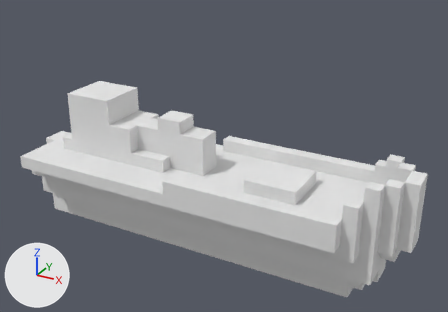
An edit to the OBJ model Assets/_Project/ArtAssets/warship.obj, drawn before and after from the same camera.
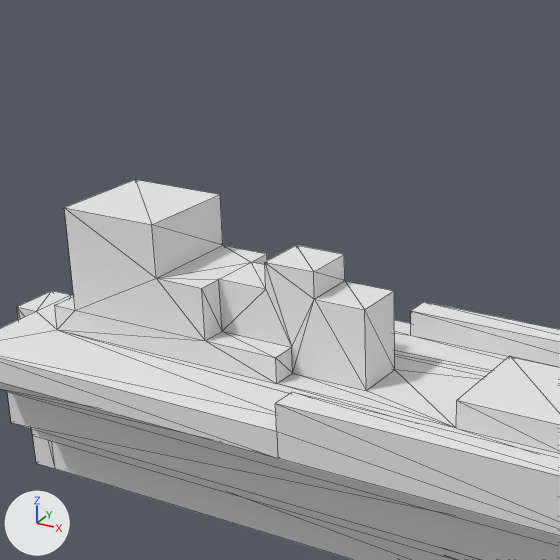
Each version appears first whole from a 50 mm lens placed at (2.21, -3.78, 2.75), pointed at (0.11, 0.03, 0.84), and next in a close-up on the part from 9% to 65% of the width and 0% to 81% of the height. Every picture has the same lights, and +X, +Y and +Z are marked at lower left. The close-ups show mesh edges as thin lines. Where no turn or scale is listed for an object, it has been applied to the vertices. Vertices at the same position are counted once.

Script lines for the objects in view, before the commit:
```python
me_untitled = bpy.data.meshes.new('Untitled')
me_untitled.from_pydata(...)  # 172 vertices, 340 faces; spans x -1.6..1.6, y -0.5..0.5, z 0.0..1.2
me_untitled.materials.append(mat_palette)  # white #e7e7e7
ob_untitled = bpy.data.objects.new('Untitled', me_untitled)
ob_untitled.location = (0.0, 0.0, 0.0)
```
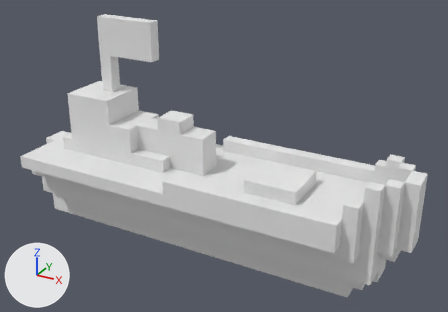
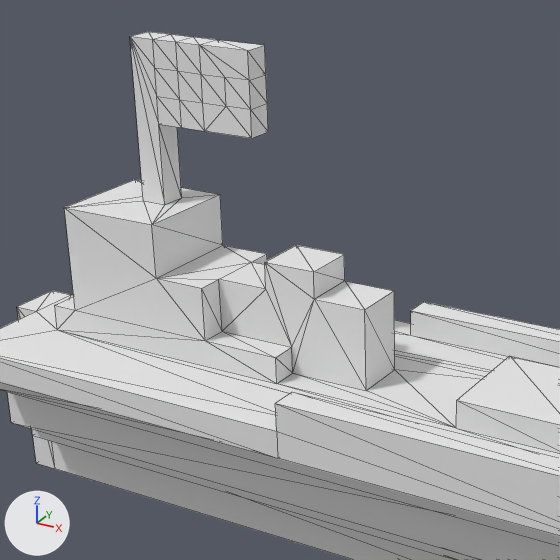
Where the change shows, as pixel boxes [x1, y1, x2, y2] in the close-ups (560 x 560 px):
```json
{"object": "Untitled", "change": "reshaped", "before": [0, 179, 560, 560], "after": [0, 32, 560, 560]}
{"part": 1, "of": "me_untitled", "change": "built on", "before": [65, 179, 220, 225], "after": [65, 32, 268, 225]}
```

The change, as JSON lines over the scene's bpy script:
```json
{"block": "me_untitled", "where": "# used by ob_untitled; location = (0.0, 0.0, 0.0)"}
{"op": "remove", "block": "me_untitled", "code": "me_untitled.from_pydata(...)  # 172 vertices, 340 faces; spans x -1.6..1.6, y -0.5..0.5, z 0.0..1.2"}
{"op": "add", "block": "me_untitled", "code": "me_untitled.from_pydata(...)  # 214 vertices, 424 faces; spans x -1.6..1.6, y -0.5..0.5, z 0.0..1.8"}
{"block": "me_untitled", "change": "me_untitled part 1"}
{"block": "me_untitled", "change": "2 faces are deleted"}
{"block": "me_untitled", "change": "15 vertices are added at x -1.0..-0.5, y 0.0..0.1, z 1.2..1.8"}
{"block": "me_untitled", "change": "13 new vertices lie (0.0, 0.1, 0.0) away from vertices in x -1.0..-0.5, y 0.0, z 1.2..1.8"}
{"block": "me_untitled", "change": "8 new vertices lie (-0.1, 0.0, 0.1) away from vertices in x -0.8..-0.5, y 0.0..0.1, z 1.5..1.6"}
{"block": "me_untitled", "change": "6 new vertices lie (0.1, 0.0, -0.1) away from vertices in x -1.0..-0.8, y 0.0..0.1, z 1.8"}
{"block": "me_untitled", "change": "86 new faces join them"}
```
